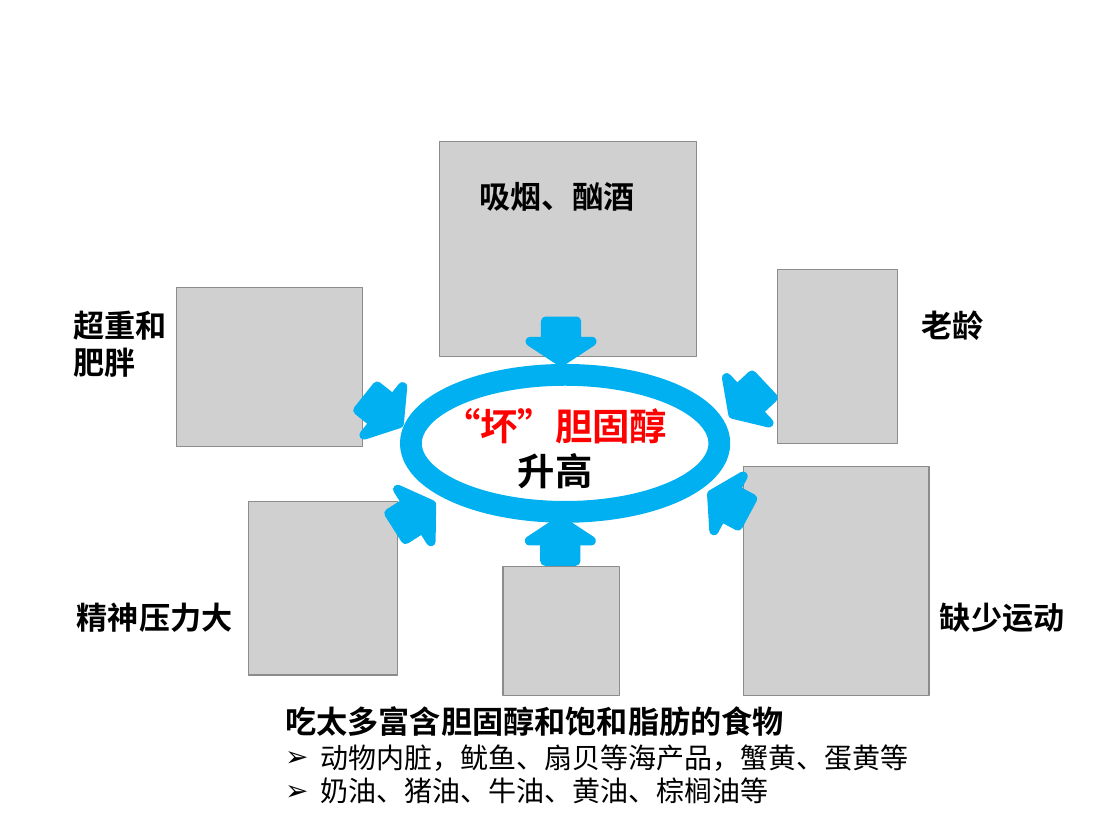
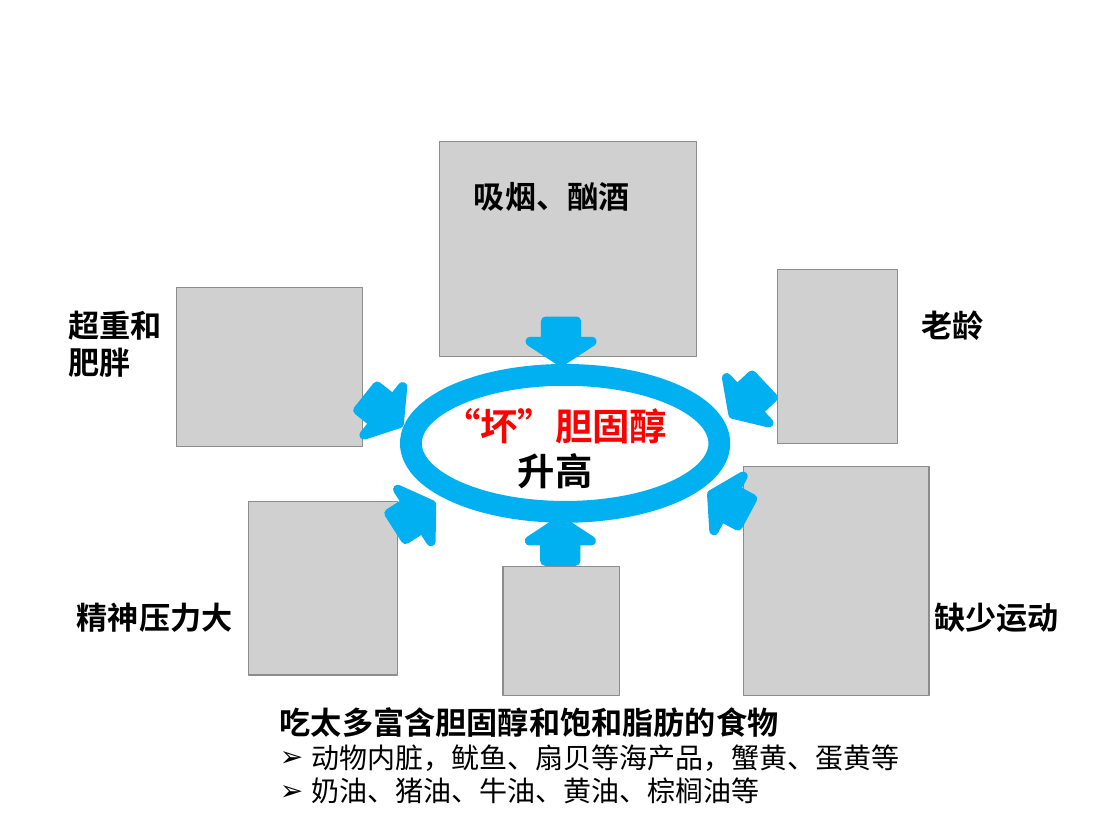
Before and after one commit to 25mi/Public-Share-Resoures, a slide deck: slide 4 of feedback/4.如何降低坏胆固醇？.pptx. Drawn at 1120x840 pixels with LibreOffice and Linux fonts; fonts in the diff are those of the drawing; grey boxes stand for pictures; background and template pictures are left out. Boxes give left, top, right and bottom in pixels: in the first picture for what was removed or moved away, otherwise in the second. Text is boxed around its words. In the diff, an @@ line names an element or a change of style, - is before the commit and + after.

```diff
--- a/feedback/4.如何降低坏胆固醇？.pptx
+++ b/feedback/4.如何降低坏胆固醇？.pptx
@@ font Arial to Noto Sans CJK SC in 3 elements at (935,602,1060,632), (474,182,630,211), (68,310,161,377) @@
@@ text "吃太多富含胆固醇和饱和脂肪的食物" at (280,707,899,804): font Arial to Noto Sans CJK SC; indent changed @@
```
Also in this commit, not shown: 18 other slides changed, 10 other files.
